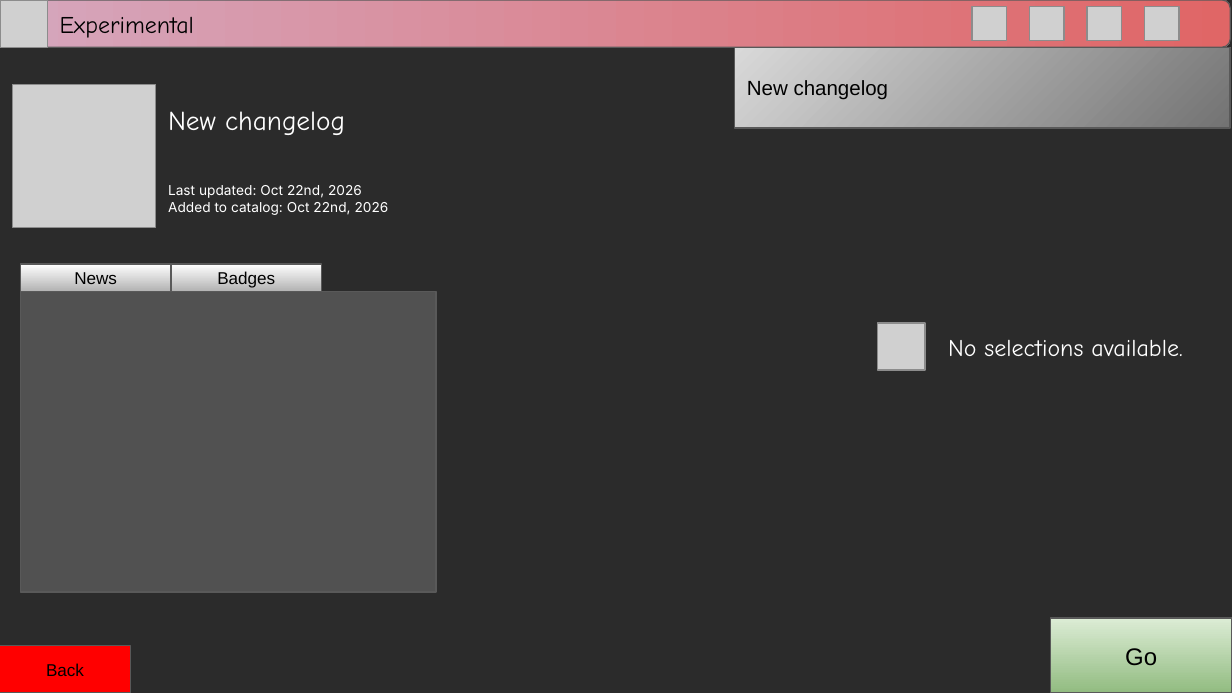
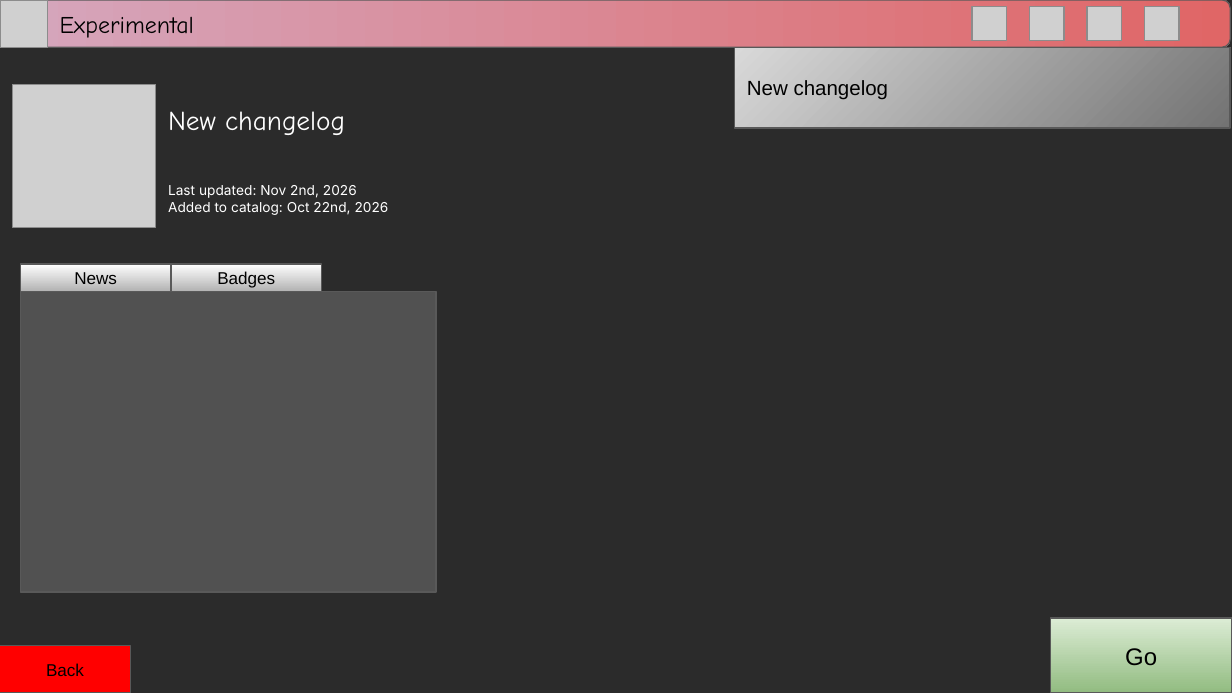
Before and after one commit to RitPigDev/poagy.gs-plus, a slide deck: slide 11 of poagy.gs+.pptx. Drawn at 1232x693 pixels with LibreOffice and Linux fonts; fonts in the diff are those of the drawing; grey boxes stand for pictures; background and template pictures are left out; a plain dark background stands for a picture behind light text. Boxes give left, top, right and bottom in pixels: in the first picture for what was removed or moved away, otherwise in the second. Text is boxed around its words. In the diff, an @@ line names an element or a change of style, - is before the commit and + after.

```diff
--- a/poagy.gs+.pptx
+++ b/poagy.gs+.pptx
@@ text at (168, 185, 357, 198): text changed @@
-Last updated: Oct 22nd, 2026
+Last updated: Nov 2nd, 2026
@@ picture removed at (878, 323, 925, 370) @@
@@ text removed at (948, 339, 1182, 357) @@
-No selections available.
```
Also in this commit, not shown: 10 other slides changed, 6 slides added.
